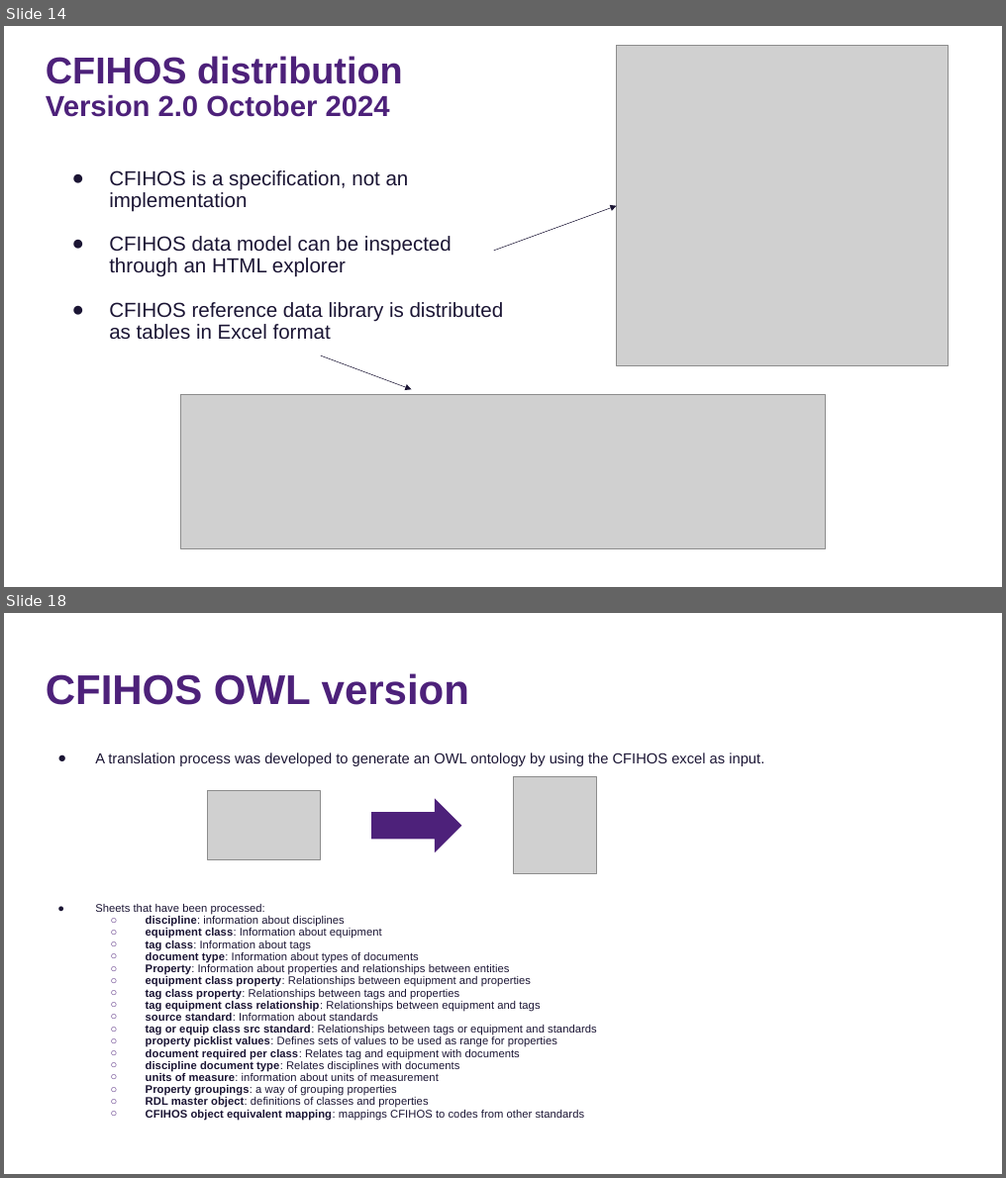
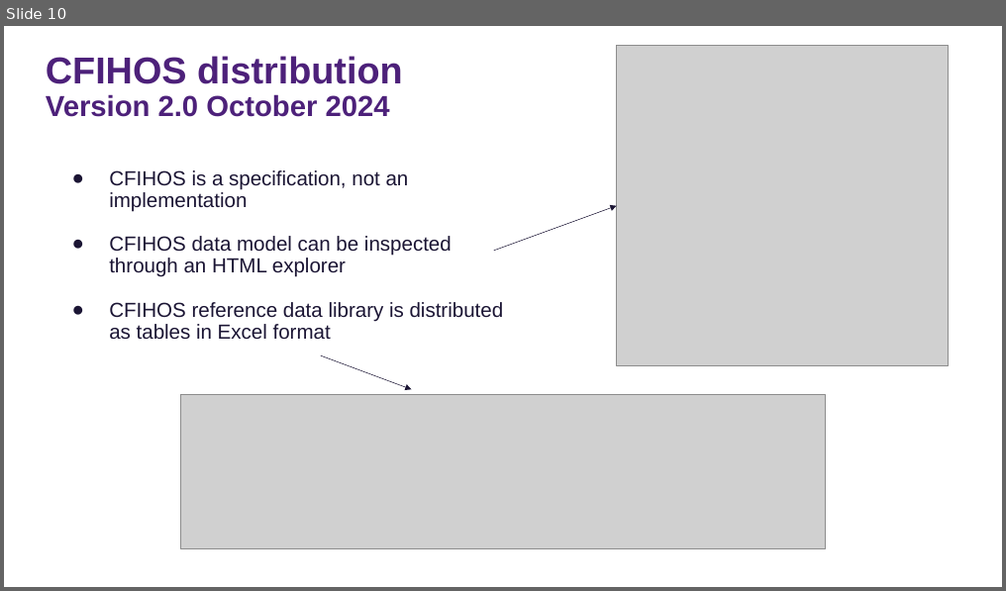
Before and after one commit to tecnomod-um/cfihos, a slide deck: docs/cfihos-ontology.pptx. Shown one above the other, each under a label of ours: slides 14 and 18 before the commit, slide 10 after it; the slides between them are not shown. The pictures are 1006x1178 and 1006x591 pixels, drawn with LibreOffice and Linux fonts; fonts in the diff are those of the drawing; grey boxes stand for pictures. Boxes give left, top, right and bottom in pixels: in the first picture for what was removed or moved away, otherwise in the second. Text is boxed around its words. In the diff, an @@ line names an element or a change of style, - is before the commit and + after.

```diff
--- a/docs/cfihos-ontology.pptx
+++ b/docs/cfihos-ontology.pptx
@@ slide 18 removed at [4, 613, 1002, 1174], background #FFFFFF @@
@@ title removed at [46, 673, 469, 705] @@
-CFIHOS OWL version
@@ text removed at [95, 753, 764, 1121] @@
-● A translation process was developed to generate an OWL ontology by using the CFIHOS excel as input.
-● Sheets that have been processed:
-  ○ discipline: information about disciplines
-  ○ equipment class: Information about equipment
-  ○ tag class: Information about tags
-  ○ document type: Information about types of documents
-  ○ Property: Information about properties and relationships between entities
-  ○ equipment class property: Relationships between equipment and properties
-  ○ tag class property: Relationships between tags and properties
-  ○ tag equipment class relationship: Relationships between equipment and tags
-  ○ source standard: Information about standards
-  ○ tag or equip class src standard: Relationships between tags or equipment and standards
-  ○ property picklist values: Defines sets of values to be used as range for properties
-  ○ document required per class: Relates tag and equipment with documents
-  ○ discipline document type: Relates disciplines with documents
-  ○ units of measure: information about units of measurement
-  ○ Property groupings: a way of grouping properties
-  ○ RDL master object: definitions of classes and properties
-  ○ CFIHOS object equivalent mapping: mappings CFIHOS to codes from other standards
@@ picture removed at [208, 790, 320, 861] @@
@@ picture removed at [513, 777, 597, 874] @@
@@ down arrow removed at [371, 799, 462, 854] @@
@@ what was slide 14 is now slide 10 @@
```
Also in this commit, not shown: 2 slides changed, 2 slides added, 15 other slides removed, 4 other files.
